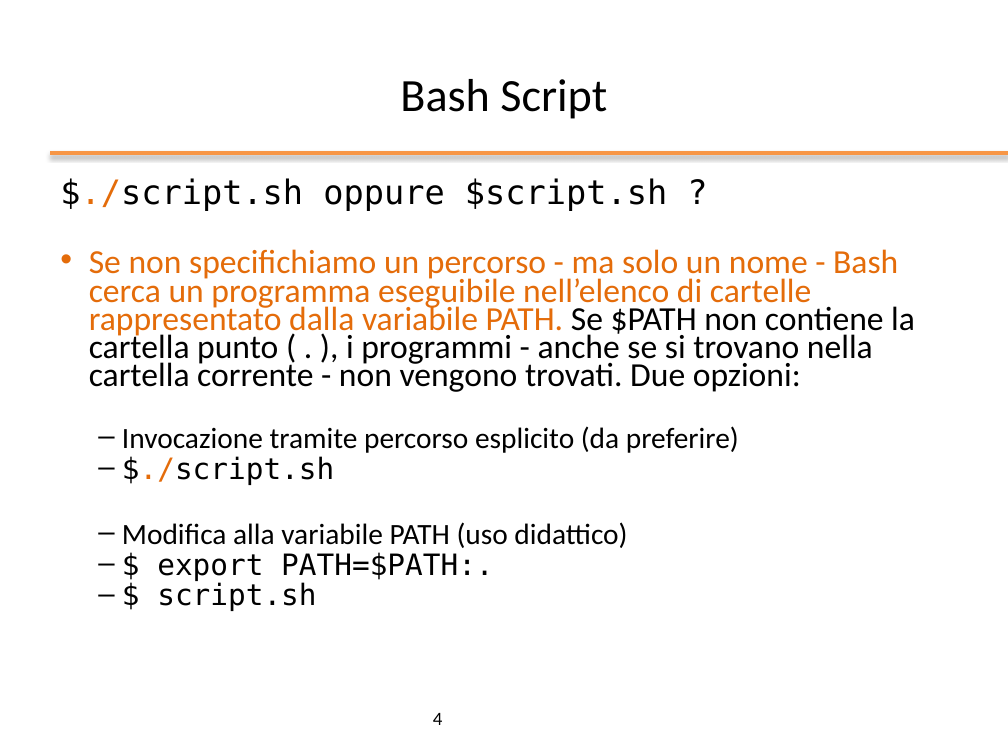
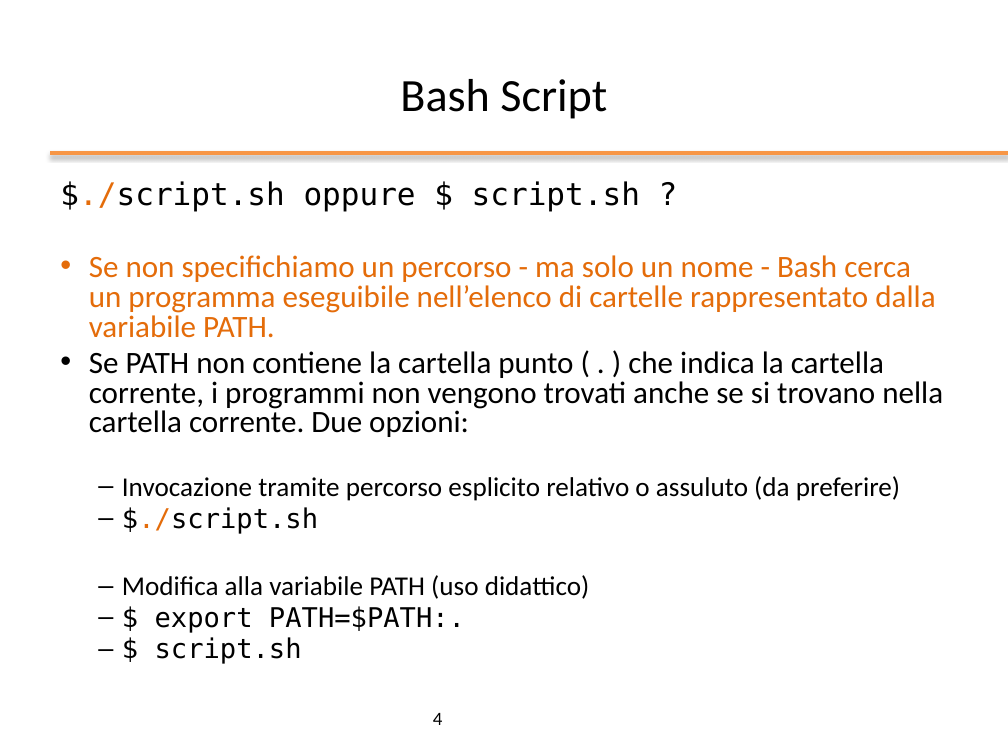
Before and after one commit to nbicocchi/operatingsystemsbsc, a slide deck: slide 4 of slides/ppt/03_Bash Scripting.pptx. Drawn at 1008x756 pixels with LibreOffice and Linux fonts; fonts in the diff are those of the drawing; background and template pictures are left out. Boxes give left, top, right and bottom in pixels: in the first picture for what was removed or moved away, otherwise in the second. Text is boxed around its words. In the diff, an @@ line names an element or a change of style, - is before the commit and + after.

```diff
--- a/slides/ppt/03_Bash Scripting.pptx
+++ b/slides/ppt/03_Bash Scripting.pptx
@@ text at [60,181,943,501]: text changed; size 24 to 22.2 pt @@
-$./script.sh oppure $script.sh ?
-• Se non specifichiamo un percorso - ma solo un nome - Bash cerca un programma eseguibile nell’elenco di cartelle rappresentato dalla variabile PATH. Se $PATH non contiene la cartella punto ( . ), i programmi - anche se si trovano nella cartella corrente - non vengono trovati. Due opzioni:
-  – Invocazione tramite percorso esplicito (da preferire)
+$./script.sh oppure $ script.sh ?
+• Se non specifichiamo un percorso - ma solo un nome - Bash cerca un programma eseguibile nell’elenco di cartelle rappresentato dalla variabile PATH.
+• Se PATH non contiene la cartella punto ( . ) che indica la cartella corrente, i programmi non vengono trovati anche se si trovano nella cartella corrente. Due opzioni:
+  – Invocazione tramite percorso esplicito relativo o assuluto (da preferire)
@@ text at [122,507,590,664]: size 21 to 19.4 pt in "$./script.sh", "Modifica alla variabile PATH (uso didattico)", "$ export PATH=$PATH:.", "$ script.sh"; line spacing 0.7 to 0.8 @@
```
Also in this commit, not shown: 14 other slides changed, 7 slides added, 1 slide removed, 2 other files.
